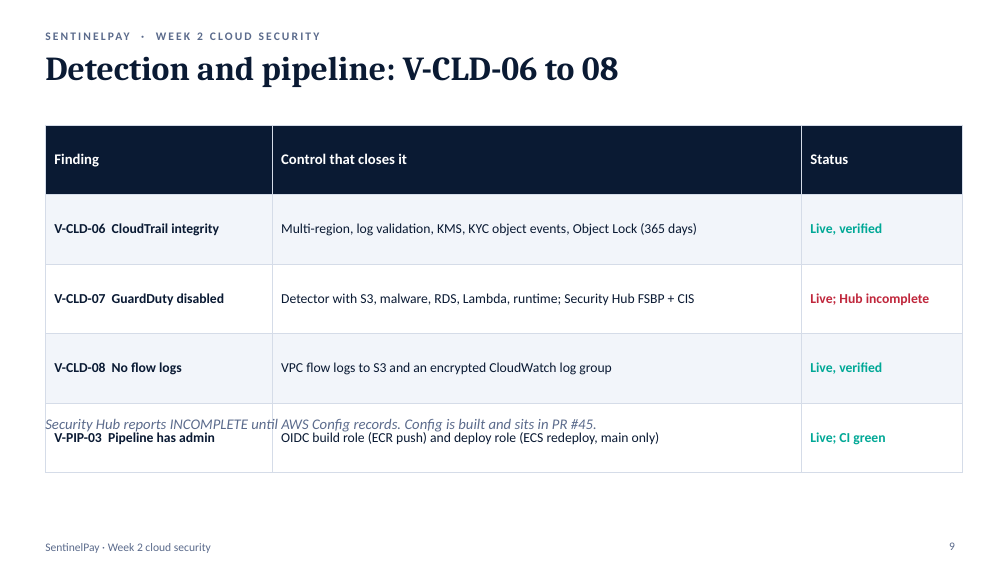
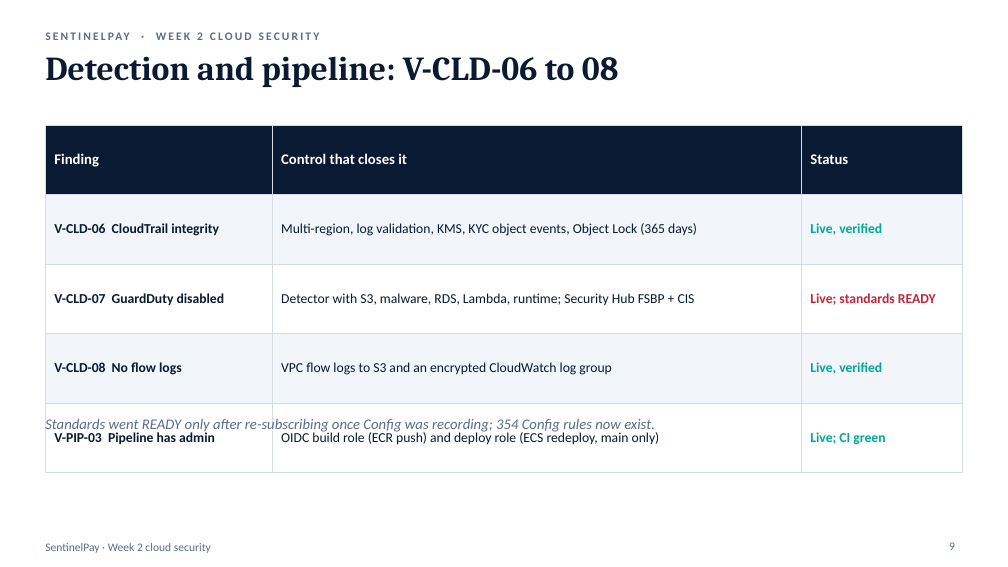
Before and after one commit to sadorect/Amdari-Project--02, a slide deck: slide 9 of docs/week2/assets/SentinelPay_Week2_Cloud.pptx. Drawn at 1008x567 pixels with LibreOffice and Linux fonts; fonts in the diff are those of the drawing. Boxes give left, top, right and bottom in pixels: in the first picture for what was removed or moved away, otherwise in the second. Text is boxed around its words. In the diff, an @@ line names an element or a change of style, - is before the commit and + after.

```diff
--- a/docs/week2/assets/SentinelPay_Week2_Cloud.pptx
+++ b/docs/week2/assets/SentinelPay_Week2_Cloud.pptx
@@ table at [45,125,963,449] @@
-row 3, column 3: Live; Hub incomplete
+row 3, column 3: Live; standards READY
@@ text at [45,416,655,433]: text changed @@
-Security Hub reports INCOMPLETE until AWS Config records. Config is built and sits in PR #45.
+Standards went READY only after re-subscribing once Config was recording; 354 Config rules now exist.
```
Also in this commit, not shown: 5 other slides changed, 1 other file.
